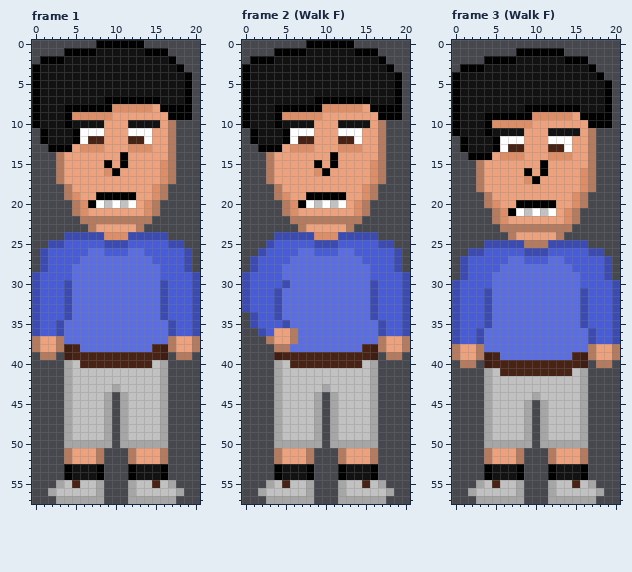
One commit to this pixel-art file: WIP/Doofus1.aseprite. Above is the file before it was changed.
21x58 pixels, 7 frames. Shown: frame 1, frame 2 (Walk F), frame 3 (Walk F). The commit also changed other frames, which this record leaves out.
New version:
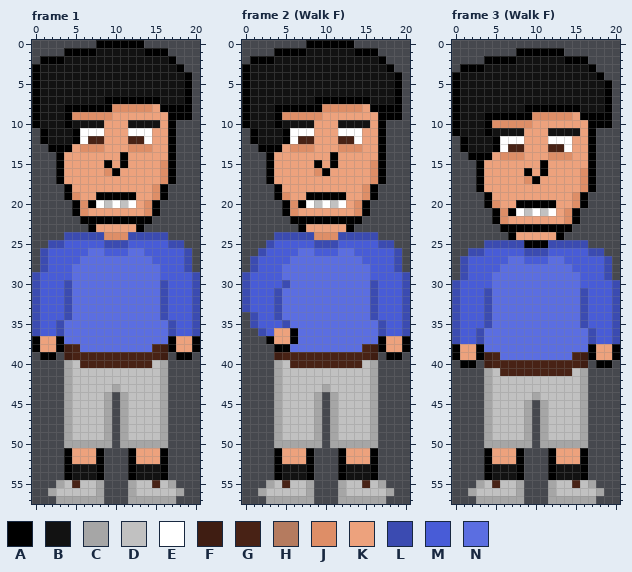
Palette (. is transparent): A #000000  B #121212  C #a6a6a6  D #c1c1c1  E #ffffff  F #3f1d12  G #482215  H #b57b5f  J #de8e67  K #eda27d  L #3b4bb1  M #485cd7  N #5b6ee1
Diff:
Changed rows in their new state; - is an unchanged pixel.
Frame 1:
first column x 3:
10 --------------A
11 --------------A
12 --------------A
13 --------------A
14 A-------------A
15 A-------------A
16 A-------------A
17 A-------------A
18 -A-----------A-
19 -A-----------A-
20 --A---------A--
21 --A---------A--
22 ---AAAAAAAAA---
23 ----A-----A----
first column x 0:
37 A--A-------------A--A
38 A--A-------------A--A
39 -AA---------------AA-
first column x 4:
51 A---A---A---A
52 A---A---A---A
Frame 2 (Walk F):
first column x 3:
10 --------------A
11 --------------A
12 --------------A
13 --------------A
14 A-------------A
15 A-------------A
16 A-------------A
17 A-------------A
18 -A-----------A-
19 -A-----------A-
20 --A---------A--
21 --A---------A--
22 ---AAAAAAAAA---
23 ----A-----A----
first column x 3:
36 ---A--------------
37 A--A----------A--A
38 -AA-----------A--A
39 ---------------AA-
first column x 4:
51 A---A---A---A
52 A---A---A---A
Frame 3 (Walk F):
first column x 3:
11 --------------A
12 --------------A
13 --------------A
14 --------------A
15 A-------------A
16 A-------------A
17 A-------------A
18 A-------------A
19 -A-----------A-
20 -A-----------A-
21 --A---------A--
22 --A---------A--
23 ---AAAAAAAAA---
24 ----A-----A----
25 ------AAA------
first column x 0:
38 A--A-------------A--A
39 A--A-------------A--A
40 -AA---------------AA-
first column x 4:
51 A---A---A---A
52 A---A---A---A
